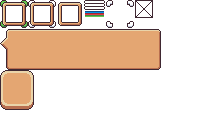
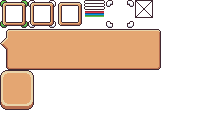
Comparing the layer stacks of the two 197x119 images. Changes:
renamed "Layer 14" to "Layer 16", painted on it over (85, 11, 104, 15)
removed layer "Layer 13" over (85, 11, 104, 15)
